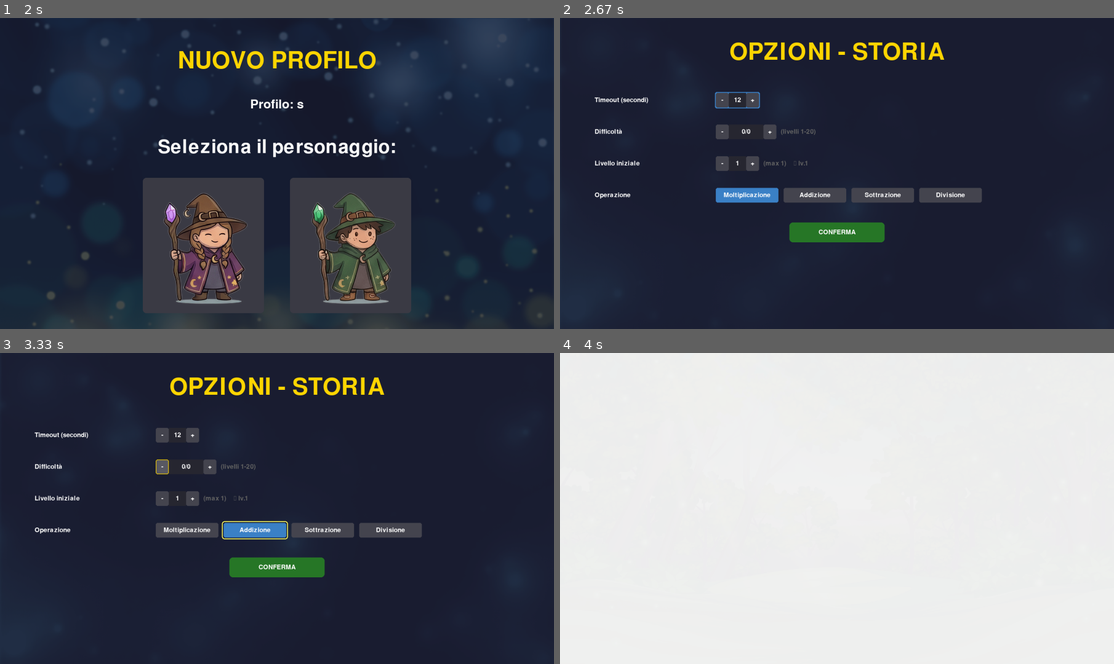
Above: before the commit, frames 1-4 (two rows, left to right).
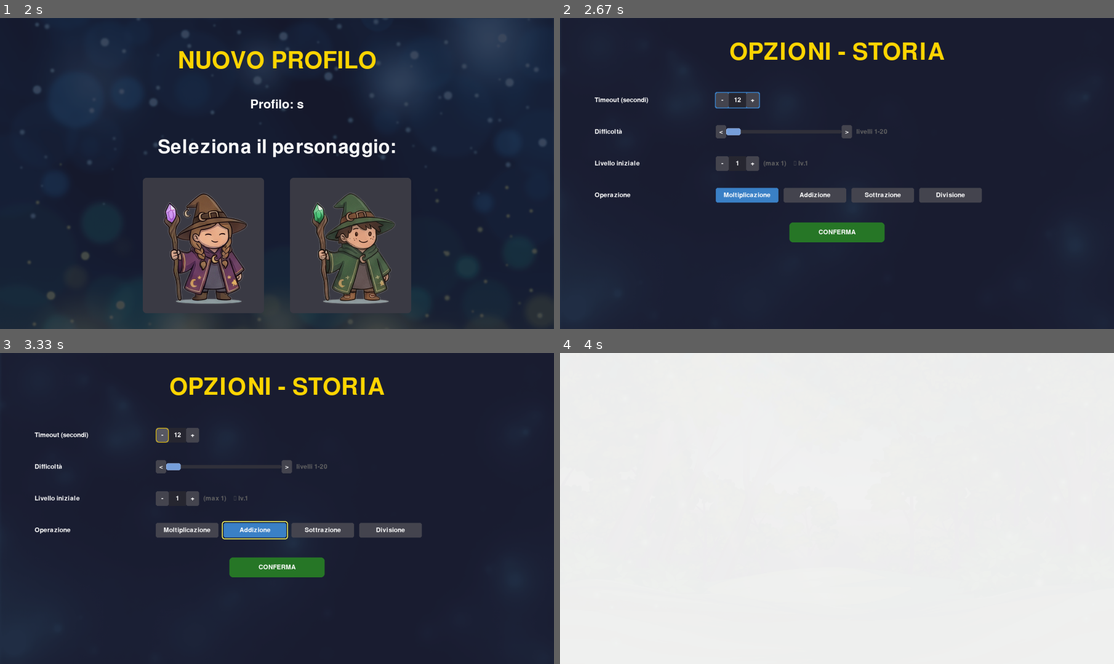
Above: after the commit, the same moments.

Repository: thefactor82/math-wizard
Game: pygame game, started from math-wizard.py
The game is run twice, just before and just after one commit, with the same random seed, the same clock (stepped at 60 frames per second) and the same inputs.
Inputs (mouse positions are in pixels of both pictures, inside the frame that each line leads up to):
- Up to frame 1 (2 s): hold Left 0.33-0.87 s; tap Enter at 0.9, 1.57 s; tap S at 1.23 s; hold Down from 1.9 s (still down)
- Up to frame 2 (2.67 s): release Down at 2.2 s; click (909, 245) at 2.28 s; tap Enter at 2.57 s
- Up to frame 3 (3.33 s): click "Addizione" at 3.02 s
- Up to frame 4 (4 s): click "-" at 3.43 s; tap Enter at 3.73 s

Frame 1 is identical in both runs. In frame 2, 0.3% of the frame differs, in the area x 28-59%, y 34-39%; in frame 3, 0.4%, in the area x 28-59%, y 23-40%; in frame 4, nothing differs.

Commit message:
v1.3.1: replace difficulty +/- with horizontal scroll bar, fix initial_level mouse coords

Diff:
--- a/math-wizard.py
+++ b/math-wizard.py
@@ -623,7 +623,7 @@
         self .story_idx =0
         self .num_story_levels =sum (1 for e in self .story_entries if e .get ("tipo")=="livello")
 
-        self .version ="1.3.0"
+        self .version ="1.3.1"
 
         self .profiles =[]
         self .current_profile =""
@@ -1869,25 +1869,39 @@
                 sx =540
                 lw ,vw ,rw =45 ,60 ,45
                 # Timeout
-                if sx -3 <=mx <=sx +lw +vw +rw +3 and 297 <=my <=354 :
+                if sx -3 <=mx <=sx +lw +vw +rw +3 and 257 <=my <=314 :
                     self .options_cursor =0
                     if mx <sx +lw :
                         self .auto_timeout =max (3 ,self .auto_timeout -1 )
                     elif mx >=sx +lw +vw :
                         self .auto_timeout =min (99 ,self .auto_timeout +1 )
                     self .save_profile_config ()
-                elif hasattr (self ,'diff_min_rect')and hasattr (self ,'diff_max_rect'):
-                    if self .diff_min_rect .collidepoint (mx ,my ):
+                    # Difficoltà (barra scorrevole)
+                elif hasattr (self ,'diff_bar_rect'):
+                    if hasattr (self ,'diff_left_rect')and self .diff_left_rect .collidepoint (mx ,my ):
                         self .options_cursor =1
                         self .difficulty_position =max (0 ,self .difficulty_position -1 )
                         self .initial_level =min (self .initial_level ,self .max_initial_level ())
                         self .save_profile_config ()
-                    elif self .diff_max_rect .collidepoint (mx ,my ):
+                    elif hasattr (self ,'diff_right_rect')and self .diff_right_rect .collidepoint (mx ,my ):
                         self .options_cursor =1
                         self .difficulty_position =min (self .max_difficulty_position (),self .difficulty_position +1 )
                         self .initial_level =min (self .initial_level ,self .max_initial_level ())
                         self .save_profile_config ()
-                elif sx -3 <=mx <=sx +lw +vw +rw +3 and 402 <=my <=459 :
+                    elif self .diff_bar_rect .collidepoint (mx ,my ):
+                        self .options_cursor =1
+                        max_dp =max (1 ,self .max_difficulty_position ())
+                        ratio =(mx -self .diff_bar_rect .x )/max (1 ,self .diff_bar_rect .w )
+                        new_pos =round (ratio *max_dp )
+                        new_pos =max (0 ,min (max_dp ,new_pos ))
+                        self .difficulty_position =new_pos
+                        self .initial_level =min (self .initial_level ,self .max_initial_level ())
+                        self .save_profile_config ()
+                    elif hasattr (self ,'diff_indicator_rect')and self .diff_indicator_rect and self .diff_indicator_rect .collidepoint (mx ,my ):
+                        self .options_cursor =1
+                    elif mx <sx :
+                        pass
+                if sx -3 <=mx <=sx +lw +vw +rw +3 and 477 <=my <=534 :
                     self .options_cursor =2
                     if mx <sx +lw :
                         self .initial_level =max (0 ,self .initial_level -1 )
@@ -2978,39 +2992,53 @@
         t_surf =self ._render_cached (self .font_tiny ,str (self .auto_timeout ),WHITE )
         self .screen .blit (t_surf ,t_surf .get_rect (center =(sx +lw +vw //2 ,y +25 )))
 
-        # Difficoltà
+        # Difficoltà (barra scorrevole)
         y =370
         label_d =self ._render_cached (self .font_tiny ,"Difficoltà",WHITE )
         rect =label_d .get_rect (midleft =(120 ,y +25 ))
         self .screen .blit (label_d ,rect )
         focused =self .options_cursor ==1
-        dw_lw ,dw_vw ,dw_rw =45 ,120 ,45
-        diff_minus_rect =pygame .Rect (sx ,y ,dw_lw ,51 )
-        diff_plus_rect =pygame .Rect (sx +dw_lw +dw_vw ,y ,dw_rw ,51 )
-        self .diff_min_rect =diff_minus_rect
-        self .diff_max_rect =diff_plus_rect
-        hover_dminus =diff_minus_rect .collidepoint (mx ,my )
-        hover_dplus =diff_plus_rect .collidepoint (mx ,my )
+        bar_x =540
+        bar_w =400
+        bar_h =12
+        bar_y =y +19
+        arrow_l =36
+        arrow_r =36
+        dl_rect =pygame .Rect (bar_x ,y +2 ,arrow_l ,46 )
+        dr_rect =pygame .Rect (bar_x +arrow_l +bar_w ,y +2 ,arrow_r ,46 )
+        self .diff_bar_rect =pygame .Rect (bar_x +arrow_l ,bar_y ,bar_w ,bar_h )
+        self .diff_left_rect =dl_rect
+        self .diff_right_rect =dr_rect
         if focused :
-            pygame .draw .rect (self .screen ,SEL_BLUE ,(sx -3 ,y -3 ,dw_lw +dw_vw +dw_rw +6 ,57 ),0 ,border_radius =6 )
-        pygame .draw .rect (self .screen ,(90 ,90 ,100 )if hover_dminus else (70 ,70 ,80 ),diff_minus_rect ,border_radius =6 )
-        pygame .draw .rect (self .screen ,(40 ,40 ,50 ),(sx +dw_lw ,y ,dw_vw ,51 ))
-        pygame .draw .rect (self .screen ,(90 ,90 ,100 )if hover_dplus else (70 ,70 ,80 ),diff_plus_rect ,border_radius =6 )
-        if hover_dminus :
-            pygame .draw .rect (self .screen ,GOLD ,diff_minus_rect ,2 ,border_radius =6 )
-        if hover_dplus :
-            pygame .draw .rect (self .screen ,GOLD ,diff_plus_rect ,2 ,border_radius =6 )
-        d_minus =self ._render_cached (self .font_tiny ,"-",WHITE )
-        d_plus =self ._render_cached (self .font_tiny ,"+",WHITE )
-        self .screen .blit (d_minus ,d_minus .get_rect (center =(sx +dw_lw //2 ,y +25 )))
-        self .screen .blit (d_plus ,d_plus .get_rect (center =(sx +dw_lw +dw_vw +dw_rw //2 ,y +25 )))
-        max_dp =self .max_difficulty_position ()
-        d_surf =self ._render_cached (self .font_tiny ,f"{self .difficulty_position }/{max_dp }",WHITE )
-        self .screen .blit (d_surf ,d_surf .get_rect (center =(sx +dw_lw +dw_vw //2 ,y +25 )))
+            pygame .draw .rect (self .screen ,SEL_BLUE ,(bar_x -5 ,y -3 ,arrow_l +bar_w +arrow_r +10 ,57 ),0 ,border_radius =6 )
+        hover_dl =dl_rect .collidepoint (mx ,my )
+        hover_dr =dr_rect .collidepoint (mx ,my )
+        pygame .draw .rect (self .screen ,(90 ,90 ,100 )if hover_dl else (70 ,70 ,80 ),dl_rect ,border_radius =6 )
+        pygame .draw .rect (self .screen ,(90 ,90 ,100 )if hover_dr else (70 ,70 ,80 ),dr_rect ,border_radius =6 )
+        if hover_dl :
+            pygame .draw .rect (self .screen ,GOLD ,dl_rect ,2 ,border_radius =6 )
+        if hover_dr :
+            pygame .draw .rect (self .screen ,GOLD ,dr_rect ,2 ,border_radius =6 )
+        arr_l =self ._render_cached (self .font_tiny ,"<",WHITE )
+        arr_r =self ._render_cached (self .font_tiny ,">",WHITE )
+        self .screen .blit (arr_l ,arr_l .get_rect (center =dl_rect .center ))
+        self .screen .blit (arr_r ,arr_r .get_rect (center =dr_rect .center ))
+        pygame .draw .rect (self .screen ,(50 ,50 ,60 ),(bar_x +arrow_l ,bar_y ,bar_w ,bar_h ),border_radius =6 )
+        max_dp =max (1 ,self .max_difficulty_position ())
+        if max_dp >0 :
+            ratio =self .difficulty_position /max_dp
+            ind_w =max (16 ,bar_w //max (8 ,max_dp +2 ))
+            ind_x =bar_x +arrow_l +int (ratio *(bar_w -ind_w ))
+            ind_rect =pygame .Rect (ind_x ,bar_y -6 ,ind_w ,bar_h +12 )
+            self .diff_indicator_rect =ind_rect
+            pygame .draw .rect (self .screen ,(120 ,160 ,220 ),ind_rect ,border_radius =6 )
+            pygame .draw .rect (self .screen ,(180 ,210 ,255 ),ind_rect ,1 ,border_radius =6 )
+        else :
+            self .diff_indicator_rect =None
         lv_start =self .difficulty_position +1
         lv_end =min (self .difficulty_position +self .num_story_levels ,len (LEVELS .get (self .config_story_operation ,[])))
-        range_surf =self ._render_cached (self .font_tiny ,f"(livelli {lv_start }-{lv_end })",GRAY )
-        self .screen .blit (range_surf ,range_surf .get_rect (midleft =(sx +dw_lw +dw_vw +dw_rw +15 ,y +25 )))
+        range_surf =self ._render_cached (self .font_tiny ,f"livelli {lv_start }-{lv_end }",GRAY )
+        self .screen .blit (range_surf ,range_surf .get_rect (midleft =(bar_x +arrow_l +bar_w +arrow_r +15 ,y +25 )))
 
         # Livello iniziale
         y =480
